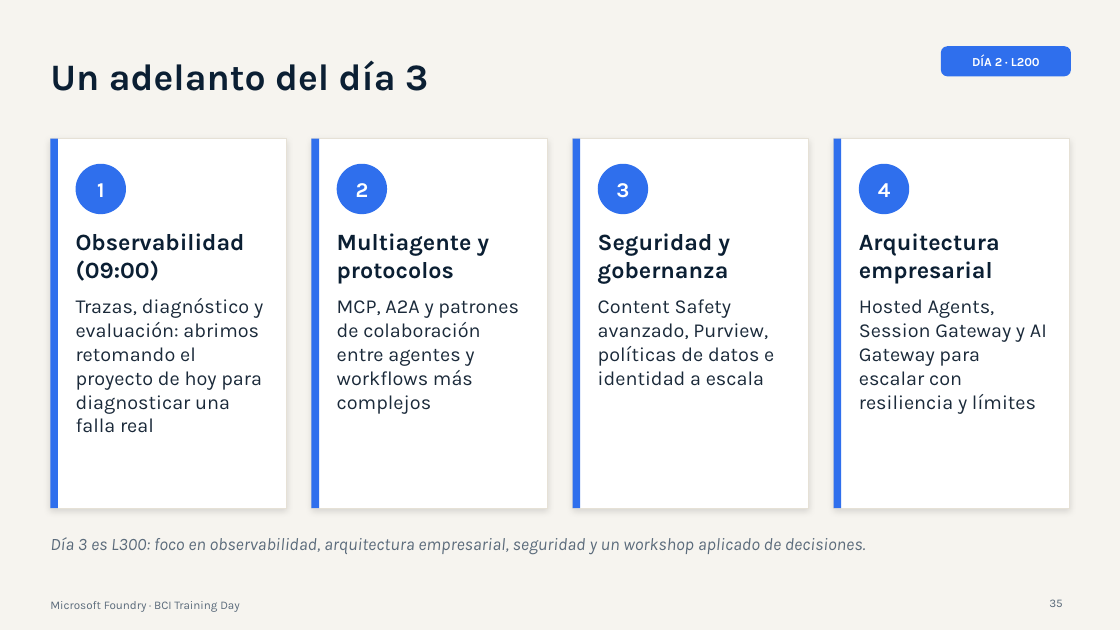
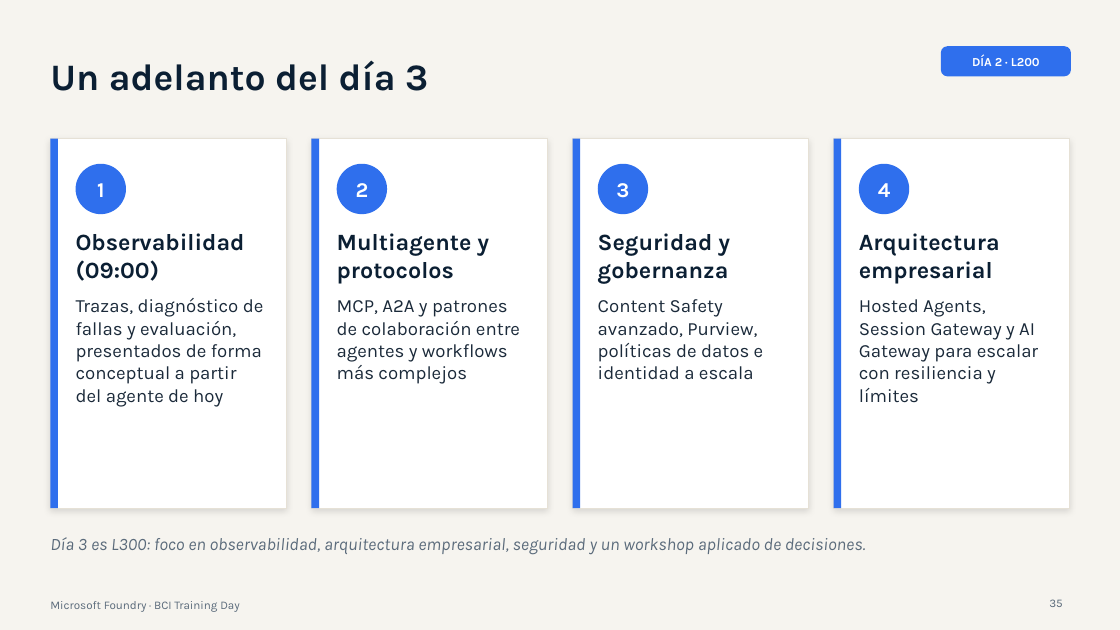
Before and after one commit to valegrajales/bci_workshop, a slide deck: slide 35 of presentaciones/BCI_Foundry_Dia2_L200_Agentes_RAG.pptx. Drawn at 1120x630 pixels with LibreOffice and Linux fonts; fonts in the diff are those of the drawing. Boxes give left, top, right and bottom in pixels: in the first picture for what was removed or moved away, otherwise in the second. Text is boxed around its words. In the diff, an @@ line names an element or a change of style, - is before the commit and + after.

```diff
--- a/presentaciones/BCI_Foundry_Dia2_L200_Agentes_RAG.pptx
+++ b/presentaciones/BCI_Foundry_Dia2_L200_Agentes_RAG.pptx
@@ text at <box>76,298,264,407</box>: text changed; size 17 to 16 pt @@
-Trazas, diagnóstico y evaluación: abrimos retomando el proyecto de hoy para diagnosticar una falla real
+Trazas, diagnóstico de fallas y evaluación, presentados de forma conceptual a partir del agente de hoy
@@ size 17 to 16 pt in 3 elements at <box>337,300,520,384</box>, <box>598,299,764,380</box>, <box>859,299,1038,403</box> @@
```
Also in this commit, not shown: 7 other slides changed, 9 other files.
